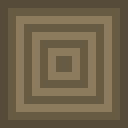
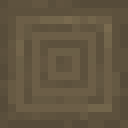
Before/after of a w=128, h=128 layered artwork. What changed in the layer stack:
renamed "Layer 1" to "Layer 2", painted on it over [0, 0, 128, 128]
